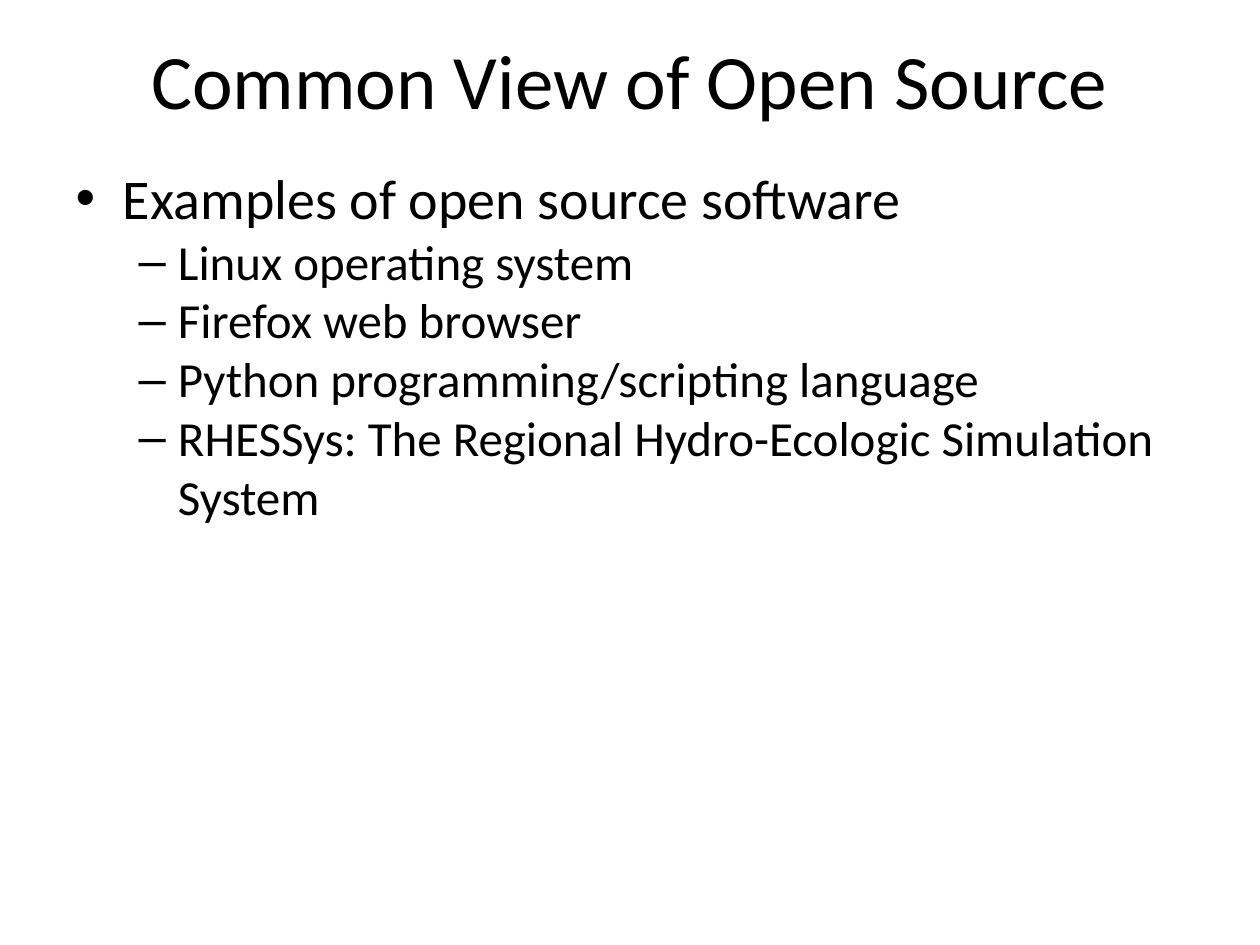
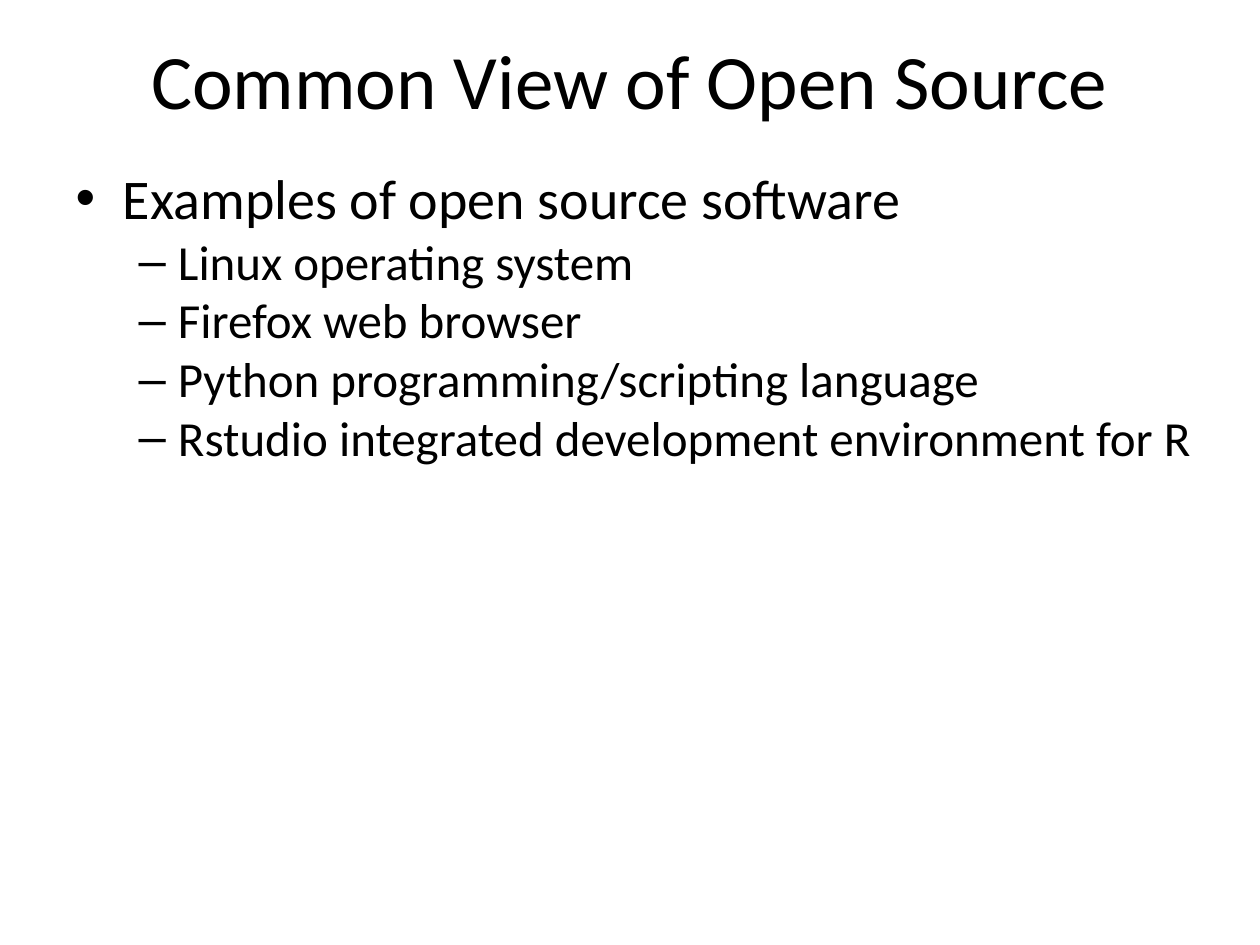
Before and after one commit to NCEAS/oss-2014, a slide deck: slide 3 of day-18/Idaszak_OSS_OpenSource.pptx. Drawn at 1260x945 pixels with LibreOffice and Linux fonts; fonts in the diff are those of the drawing; background and template pictures are left out. Boxes give left, top, right and bottom in pixels: in the first picture for what was removed or moved away, otherwise in the second. Text is boxed around its words. In the diff, an @@ line names an element or a change of style, - is before the commit and + after.

Commit message:
Updated version of Idaszak_OSS_OpenSource.pptx

```diff
--- a/day-18/Idaszak_OSS_OpenSource.pptx
+++ b/day-18/Idaszak_OSS_OpenSource.pptx
@@ text at (x1=178, y1=422, x2=1191, y2=465): text changed @@
-  – RHESSys: The Regional Hydro-Ecologic Simulation System
+  – Rstudio integrated development environment for R
```
Also in this commit, not shown: 1 other slide changed, 3 slides added, 1 slide removed.
